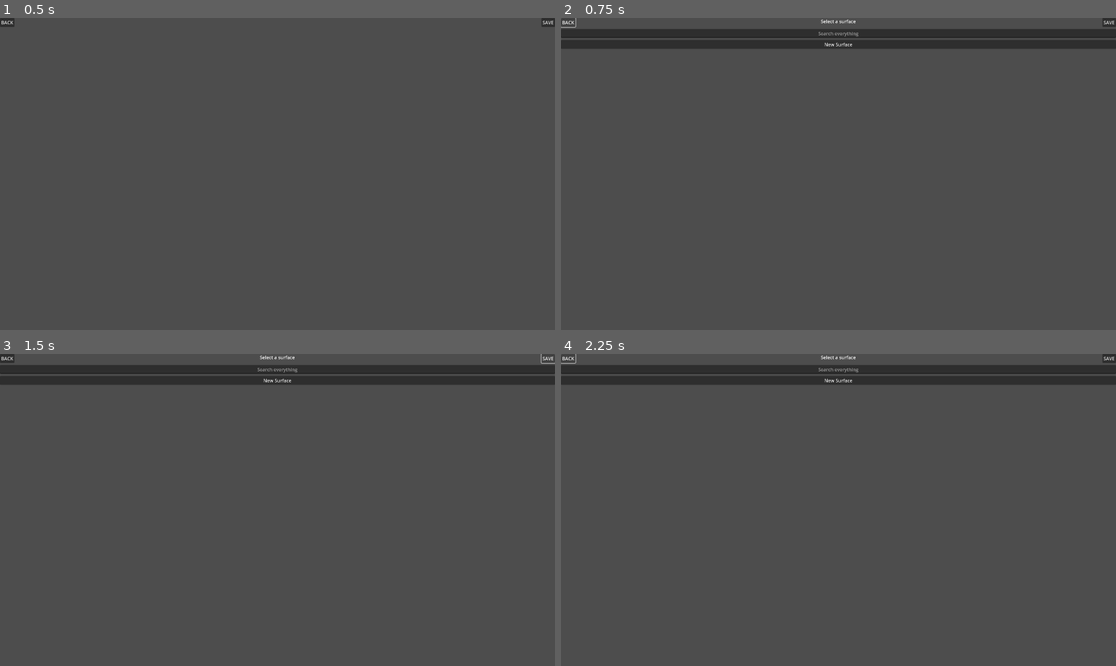
Above: before the commit, frames 1-4 (two rows, left to right).
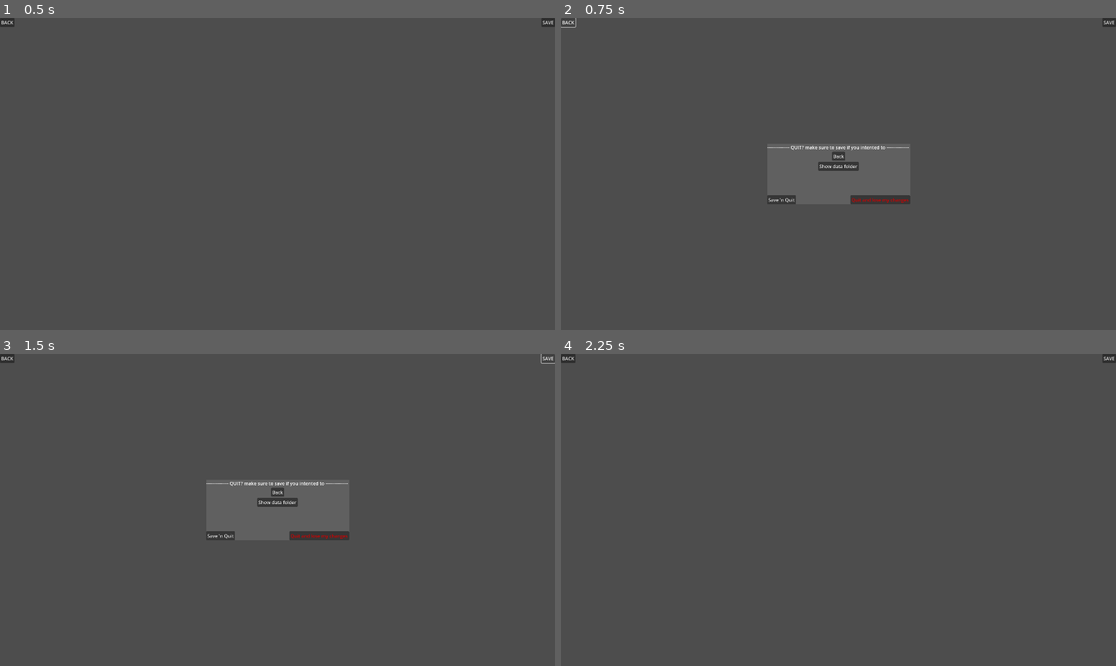
Above: after the commit, the same moments.

Repository: dukeman74/SafeInventory
Game: Godot game, scene res://interface.tscn
Two runs of this game, one before a commit and one after it. Both use one fixed random seed, a clock stepped at 60 frames per second and the inputs below.
Inputs:
- Up to frame 1 (0.5 s): no input
- Up to frame 2 (0.75 s): click "BACK" at 0.5 s
- Up to frame 3 (1.5 s): click "SAVE" at 1.25 s
- Up to frame 4 (2.25 s): click "BACK" (after the commit: "Back") at 2 s

Frame 1 is identical in both runs. In frame 2, 5.9% of the frame differs, in the area x 0-100%, y 0-60%; in frame 3, 5.9%; in frame 4, 5.6%.

Commit message:
can destroy surfaces, quit menu

Diff:
--- a/container_view.gd
+++ b/container_view.gd
@@ -13,6 +13,7 @@
 func add_new_item(strn:String,new:bool=true)->void:
 	if new:
 		container.insort(strn)
+		$VBoxContainer/LineEdit4.text=""
 	var line:LineItem = line_item_scene.instantiate()
 	line.get_node("HBoxContainer/LineEdit").text=strn
 	line.og_text=strn
--- a/interface.gd
+++ b/interface.gd
@@ -6,6 +6,7 @@
 static var me:Interface
 
 var surface_names:Dictionary = {}
+var surf_to_des:Dictionary = {}
 
 var surface_list:Array[Surface] = []
 
@@ -57,6 +58,12 @@
 	bonus_state=any
 	state=news
 
+func rem_surface(surf:Surface)->void:
+	surface_list.pop_at(surface_list.find(surf))
+	surface_names.erase(surf.surface_name)
+	surf_to_des[surf].queue_free()
+	surf_to_des.erase(surf)
+
 func add_surface(sname:String)->void:
 	if sname in surface_names:
 		$MakeSurface/NotUnique.show_up()
@@ -71,6 +78,7 @@
 
 func make_descriptor_for_surf(surf:Surface)->void:
 	var des:SurfaceDescriptor = descriptor_scene.instantiate()
+	surf_to_des[surf]=des
 	des.surface_id = surf.surface_name
 	surface_names[surf.surface_name]=true
 	surface_pick_node.desription_container.add_child(des)
@@ -93,6 +101,7 @@
 		surface_list.append(surf)
 
 func run_search(strn:String):
+	$PickSurface/SearchBar.text=""
 	state=SEARCH_RESULTS
 	search_node.run_search(strn)
 
@@ -100,9 +109,14 @@
 	if Input.is_action_just_pressed("back"):
 		back()
 
-func do_save():
+func do_save(quitout:bool=false):
 	var file = FileAccess.open("user://data", FileAccess.WRITE)
 	save(file)
+	if quitout:
+		quit()
+
+func quit():
+	get_tree().quit()
 
 func do_load():
 	var file = FileAccess.open("user://data", FileAccess.READ)
@@ -110,4 +124,11 @@
 		load_saved(file)
 
 func back():
+	if state==0:
+		$MarginContainer.visible=not $MarginContainer.visible
+		return
 	state=back_map[state]
+
+
+func _on_data_pressed():
+	OS.shell_open(ProjectSettings.globalize_path("user://"))
--- a/interface.tscn
+++ b/interface.tscn
@@ -173,9 +173,79 @@
 grow_horizontal = 0
 text = "SAVE"
 
+[node name="MarginContainer" type="MarginContainer" parent="."]
+visible = false
+layout_mode = 1
+anchors_preset = 8
+anchor_left = 0.5
+anchor_top = 0.5
+anchor_right = 0.5
+anchor_bottom = 0.5
+offset_left = -21.0
+offset_top = -15.5
+offset_right = 21.0
+offset_bottom = 15.5
+grow_horizontal = 2
+grow_vertical = 2
+
+[node name="ColorRect" type="ColorRect" parent="MarginContainer"]
+layout_mode = 2
+color = Color(0.377919, 0.377919, 0.377919, 1)
+
+[node name="VBoxContainer" type="VBoxContainer" parent="MarginContainer"]
+layout_mode = 2
+
+[node name="Label" type="Label" parent="MarginContainer/VBoxContainer"]
+layout_mode = 2
+text = "--------------- QUIT? make sure to save if you intented to --------------- "
+
+[node name="Button" type="Button" parent="MarginContainer/VBoxContainer"]
+layout_mode = 2
+size_flags_horizontal = 4
+size_flags_vertical = 4
+text = "Back
+"
+
+[node name="Data" type="Button" parent="MarginContainer/VBoxContainer"]
+layout_mode = 2
+size_flags_horizontal = 4
+size_flags_vertical = 4
+text = "Show data folder
+"
+
+[node name="Label2" type="Label" parent="MarginContainer/VBoxContainer"]
+layout_mode = 2
+
+[node name="Label3" type="Label" parent="MarginContainer/VBoxContainer"]
+layout_mode = 2
+
+[node name="Label4" type="Label" parent="MarginContainer/VBoxContainer"]
+layout_mode = 2
+
+[node name="HBoxContainer" type="HBoxContainer" parent="MarginContainer/VBoxContainer"]
+layout_mode = 2
+alignment = 1
+
+[node name="Button" type="Button" parent="MarginContainer/VBoxContainer/HBoxContainer"]
+layout_mode = 2
+size_flags_horizontal = 2
+size_flags_vertical = 4
+text = "Save 'n Quit"
+
+[node name="Button2" type="Button" parent="MarginContainer/VBoxContainer/HBoxContainer"]
+layout_mode = 2
+size_flags_horizontal = 10
+size_flags_vertical = 4
+theme_override_colors/font_color = Color(0.831373, 0, 0, 1)
+text = "Quit and lose my changes"
+
 [connection signal="text_submitted" from="PickSurface/SearchBar" to="." method="run_search"]
 [connection signal="pressed" from="PickSurface/Button" to="." method="set_state" binds= [1]]
 [connection signal="text_submitted" from="MakeSurface/LineEdit" to="." method="add_surface"]
 [connection signal="timeout" from="MakeSurface/NotUnique/Timer" to="MakeSurface/NotUnique" method="dissapear"]
 [connection signal="pressed" from="Button" to="." method="back"]
 [connection signal="pressed" from="SaveButton" to="." method="do_save"]
+[connection signal="pressed" from="MarginContainer/VBoxContainer/Button" to="." method="back"]
+[connection signal="pressed" from="MarginContainer/VBoxContainer/Data" to="." method="_on_data_pressed"]
+[connection signal="pressed" from="MarginContainer/VBoxContainer/HBoxContainer/Button" to="." method="do_save" binds= [true]]
+[connection signal="pressed" from="MarginContainer/VBoxContainer/HBoxContainer/Button2" to="." method="quit"]
--- a/surface.gd
+++ b/surface.gd
@@ -11,7 +11,7 @@
 var surface_name:String:
 	set(val):
 		surface_name=val
-		$Title.text=val
+		$HBoxContainer/Title.text=val
 
 
 func new_container():
@@ -47,3 +47,9 @@
 		box.get_node("TextureButton").pressed.connect(Interface.me.set_state.bind(3,box))
 		ret.container_list.append(box)
 	return ret
+
+func destroy():
+	var interface:Interface = get_node("../..")
+	interface.back()
+	interface.rem_surface(self)
+	queue_free()
--- a/surface.tscn
+++ b/surface.tscn
@@ -34,16 +34,26 @@
 text = "100"
 placeholder_text = "Y size"
 
-[node name="Title" type="Label" parent="."]
+[node name="HBoxContainer" type="HBoxContainer" parent="."]
 layout_mode = 1
 anchors_preset = 10
 anchor_right = 1.0
-offset_left = 148.0
-offset_right = -148.0
-offset_bottom = 23.0
+offset_left = 307.0
+offset_right = -307.0
+offset_bottom = 35.0
 grow_horizontal = 2
+theme_override_constants/separation = 200
+alignment = 1
+
+[node name="Button" type="Button" parent="HBoxContainer"]
+layout_mode = 2
+text = "DESTROY SURFACE"
+
+[node name="Title" type="Label" parent="HBoxContainer"]
+layout_mode = 2
 theme_override_font_sizes/font_size = 25
 text = "LEFT GARAGE DOOR"
 horizontal_alignment = 1
 
 [connection signal="pressed" from="VBoxContainer/Button" to="." method="new_container"]
+[connection signal="pressed" from="HBoxContainer/Button" to="." method="destroy"]
